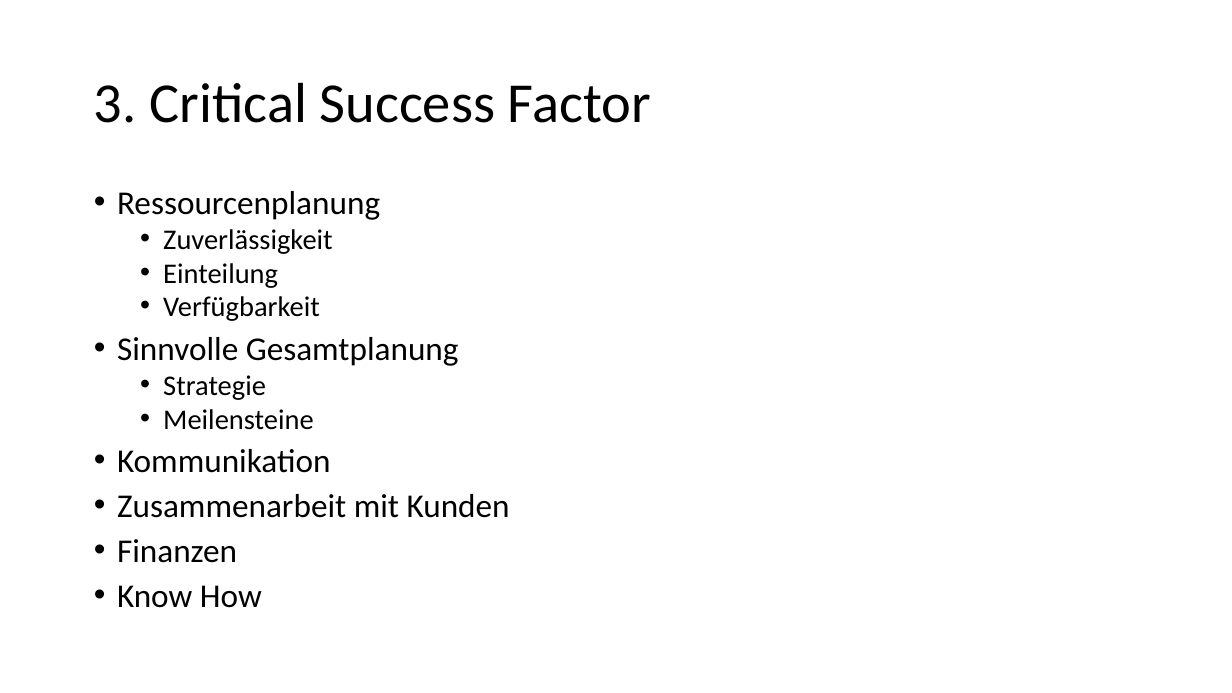
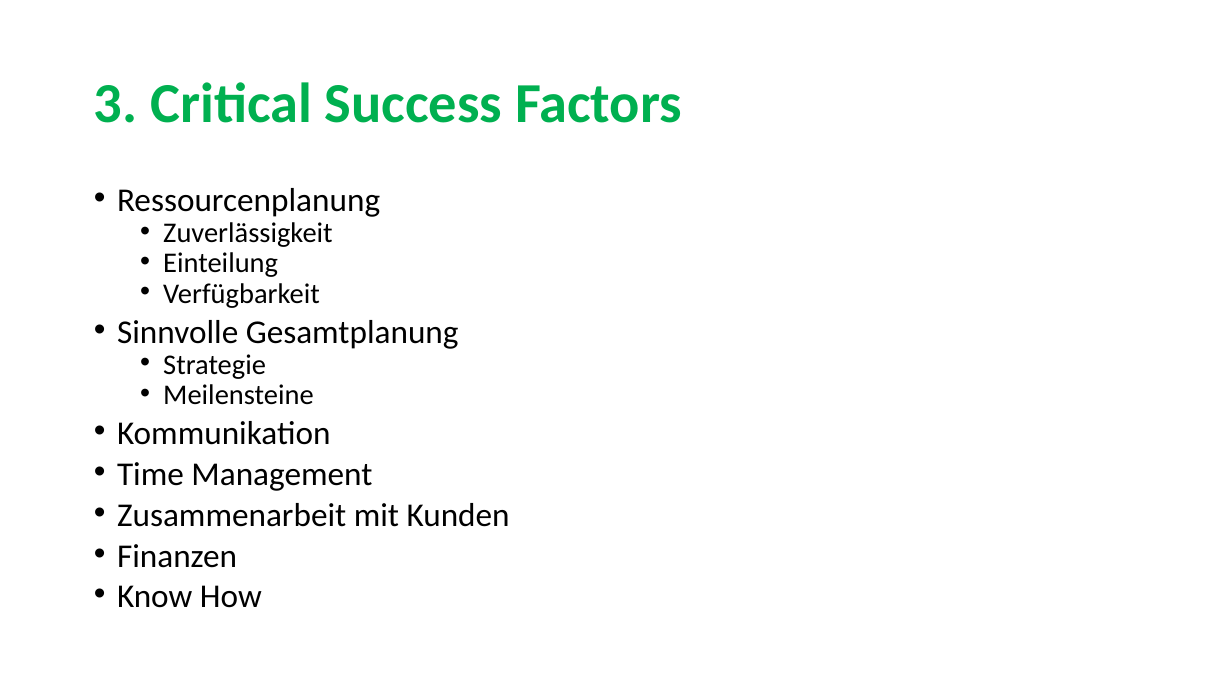
Before and after one commit to sarahmele/ch.bfh.btx8081.w2015.green, a slide deck: slide 5 of doc/task01/Task1.pptx. Drawn at 1232x693 pixels with LibreOffice and Linux fonts; fonts in the diff are those of the drawing. Boxes give left, top, right and bottom in pixels: in the first picture for what was removed or moved away, otherwise in the second. Text is boxed around its words. In the diff, an @@ line names an element or a change of style, - is before the commit and + after.

```diff
--- a/doc/task01/Task1.pptx
+++ b/doc/task01/Task1.pptx
@@ title at (94, 82, 682, 123): text changed; text colour #000000 to #00B050; bold on @@
-3. Critical Success Factor
+3. Critical Success Factors
@@ text at (117, 188, 510, 608): line spacing 0.8 to 0.7 @@
@@ text at (117, 462, 372, 491): paragraph added @@
+• Time Management
```
Also in this commit, not shown: 3 other slides changed, 1 slide added, 1 slide removed.
